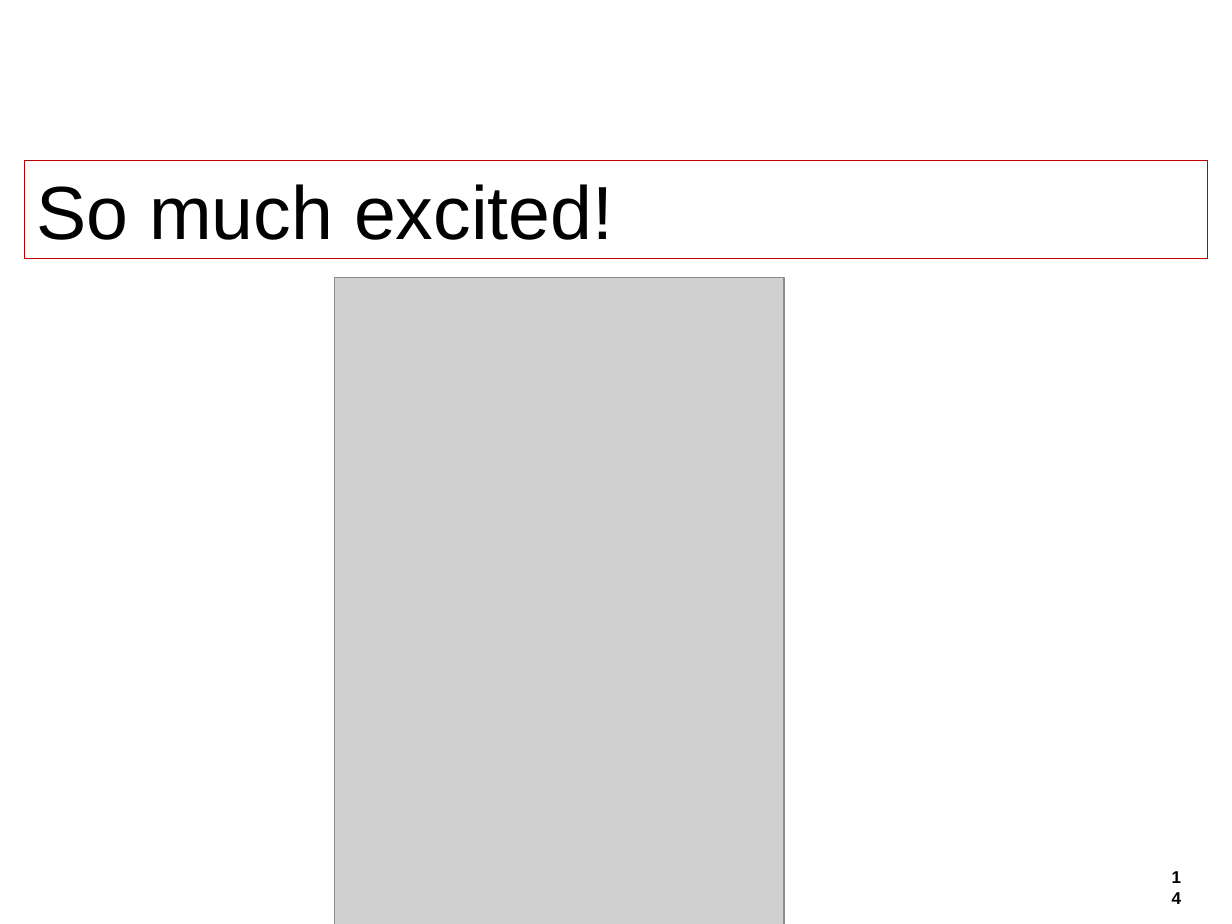
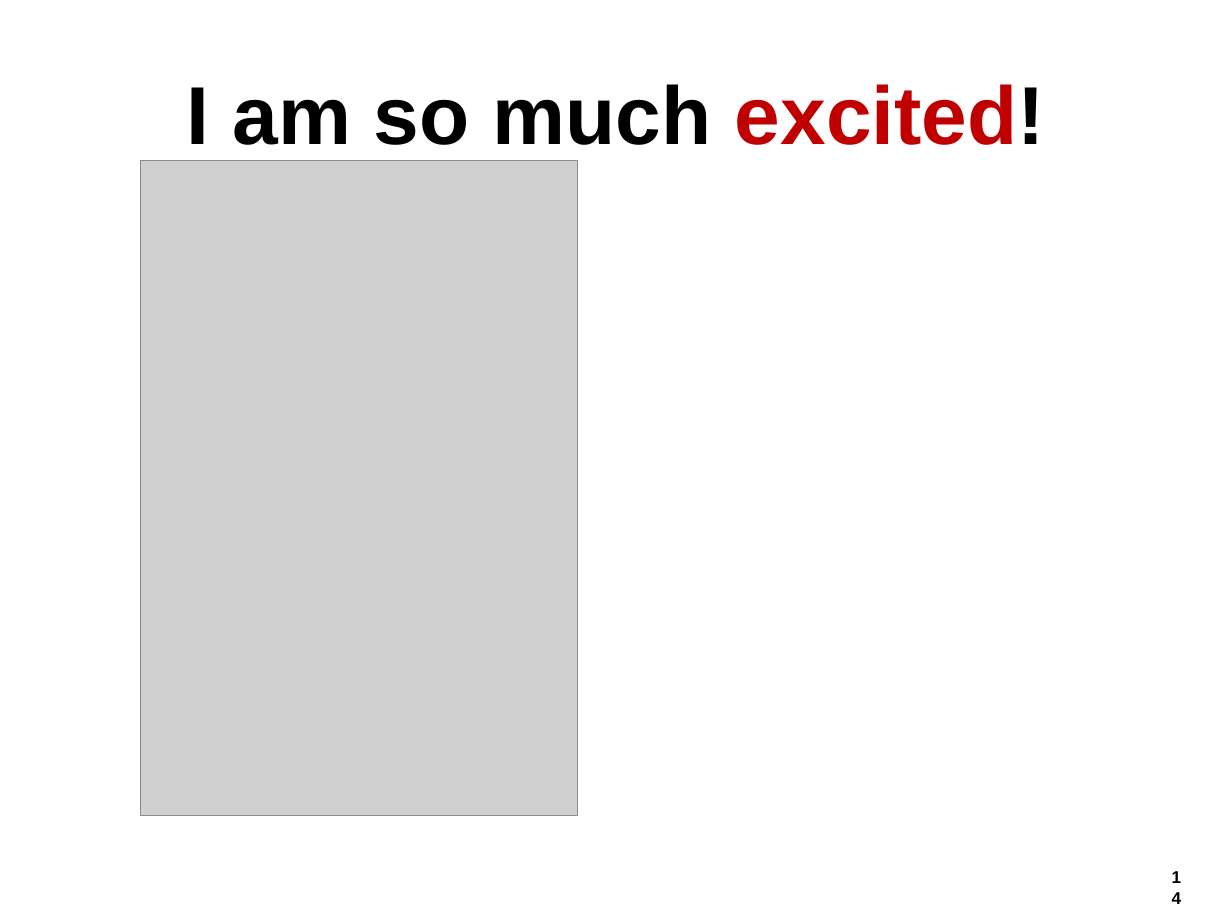
Before and after one commit to hageyahhoo/agile2014, a slide deck: slide 14 of presentations/TechnologyDrivenDevelopment.pptx. Drawn at 1232x924 pixels with LibreOffice and Linux fonts; fonts in the diff are those of the drawing; grey boxes stand for pictures; background and template pictures are left out. Boxes give left, top, right and bottom in pixels: in the first picture for what was removed or moved away, otherwise in the second. Text is boxed around its words. In the diff, an @@ line names an element or a change of style, - is before the commit and + after.

```diff
--- a/presentations/TechnologyDrivenDevelopment.pptx
+++ b/presentations/TechnologyDrivenDevelopment.pptx
@@ text "I am so much excited!": place and size @@
-text "I am so much excited!" at [25,160,1209,257]
+text "I am so much excited!" at [187,84,1045,145]
@@ text "I am so much excited!" at [187,84,1045,145]: outline #BF0000 0.75 pt to none @@
@@ text at [187,84,1045,145]: text changed; size 44 to 48 pt; bold on @@
-So much excited!
+I am so much excited!
@@ picture: place and size @@
-picture at [335,277,785,924]
+picture at [140,160,577,816]
```
Also in this commit, not shown: 13 other slides changed, 11 slides added, 7 slides removed.
